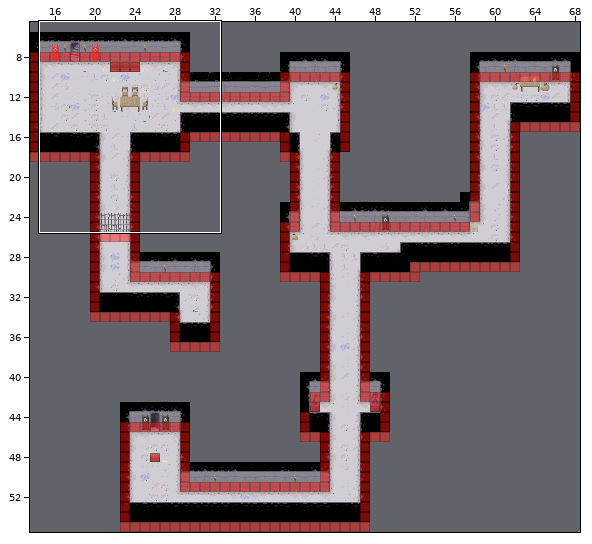
A Tiled map (JSON) gets an edit: maps/Level3.json. Above: a wide view before the commit, with the close-up outlined.
Close-up. Old version:
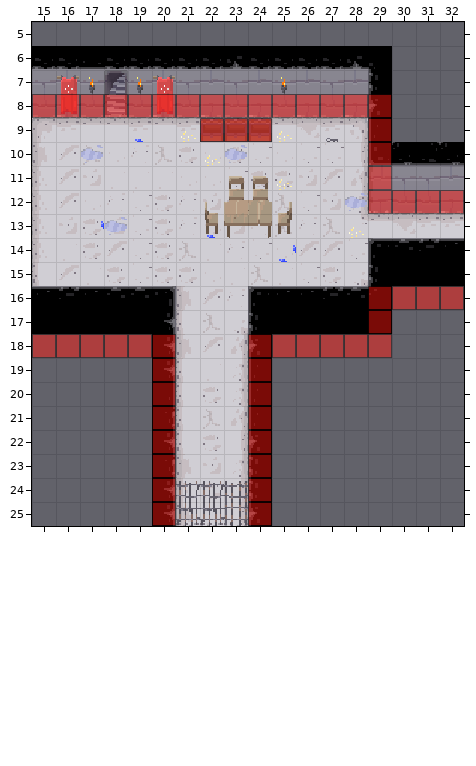
Cells are 16x16 px. Shown: x 15..32, y 5..25. The commit also changed other parts of the map, which this record leaves out.
And afterwards:
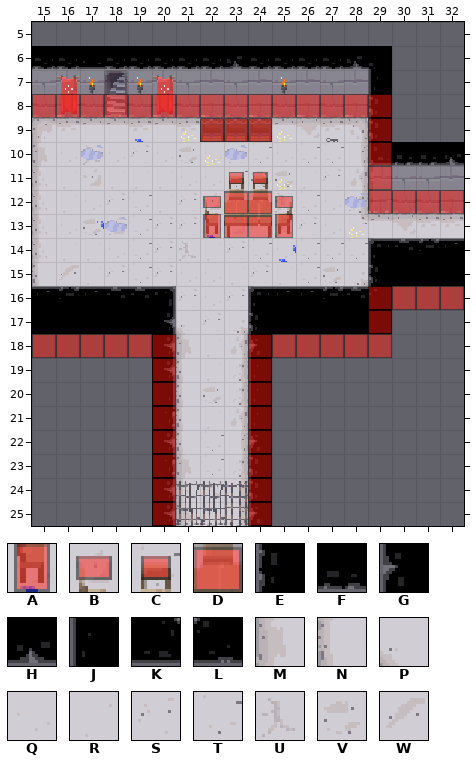
Key: from "Collision": A 2, B 22, C 23, D 35; from "dungeon tileset calciumtrice": E 35, F 35 turned 270, G 36, H 36 turned 270, J 37, K 64, L 65, M 215, N 217, P 261, Q 271, R 272, S 273, T 274, U 275, V 276, W 277.
_ is an empty cell.
See-through tiles are keyed as they look on the map.
Diff:
Layer "Tilelaag 1":
y 10: x 20 U -> Q
y 11: x 27 W -> S
y 13: x 20 V -> S; x 27 U -> Q
y 14: x 20 V -> S; x 26..27 WW -> TT
y 15: x 18 V -> S; x 20 V -> S; x 24 U -> S
y 16: x 21 M -> S
y 17: x 21..22 NU -> PS
y 21: x 22 U -> R
y 22: x 22 V -> T
Layer "Tilelaag 2":
y 7: x 29 E -> _
y 8: x 29 G -> _
y 9: x 29 J -> _
y 10: x 30..32 LKL -> ___
Layer "Tilelaag 5":
y 7: x 29 _ -> J
y 8..9: x 29 _ -> E
y 10: x 30..32 ___ -> FFH
Layer "Solid":
y 11: x 23..24 __ -> CC
y 12: x 22..25 ____ -> BDDB
y 13: x 22..25 ____ -> ADDA
Changed places in both close-ups, as pixel boxes (x1, y1, x2, y2):
changed: (369, 73, 461, 165)
changed: (155, 145, 173, 165)
changed: (155, 169, 344, 334)
changed: (107, 265, 125, 283)
changed: (203, 409, 224, 451)
